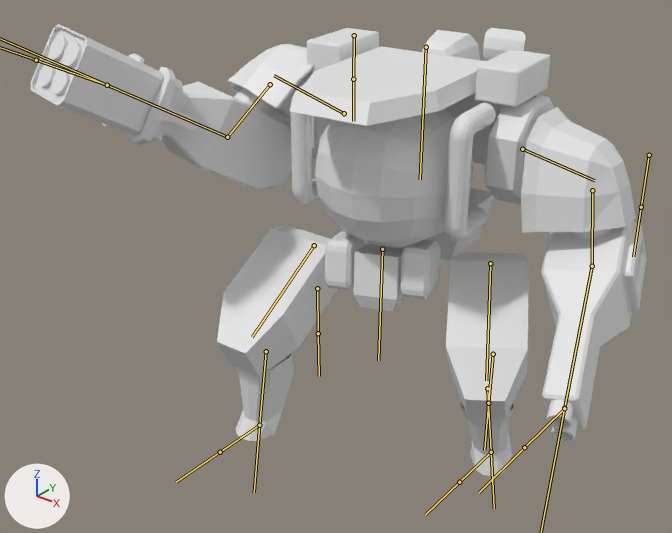
An edit to the FBX model bloss1/assets/models/f90/f90.fbx, drawn before and after from the same camera.
Both versions are drawn from a 50 mm camera at (3.04, -4.29, 1.91) aimed at (-0.18, -0.26, -0.59). Arrows for +X, +Y and +Z are at lower left; the lights stay in place. Both versions are drawn at frame 19 of the action 'Armature|Shooting'; the numbers are the values there. The bones that bend it are drawn over the model as lines.
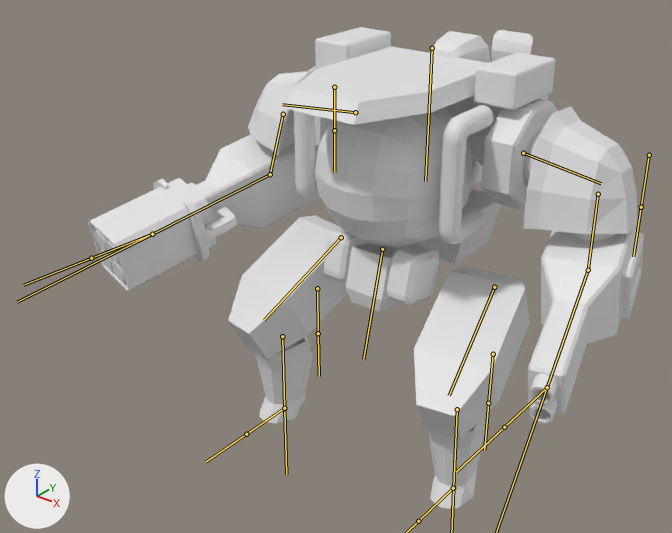
Changed parts and their boxes [x1, y1, x2, y2] in the pictures (672 x 533 px):
```json
{"object": "Cube.060", "change": "posed", "before": [31, 24, 646, 476], "after": [88, 27, 644, 509], "on screen": "10% narrower, 7% taller"}
{"bone": "SpineC", "before": "(426, 47) to (420, 179)", "after": "(432, 48) to (425, 181)"}
{"bone": "ShoulderL", "before": "(522, 149) to (594, 180)", "after": "(523, 153) to (601, 183)"}
{"bone": "ArmL", "before": "(592, 190) to (592, 266)", "after": "(598, 194) to (588, 270)"}
{"bone": "ArmForearmL", "before": "(592, 266) to (564, 408)", "after": "(588, 270) to (547, 387)"}
{"bone": "ShoulderR", "before": "(344, 113) to (274, 75)", "after": "(355, 112) to (282, 104)"}
{"bone": "ArmR", "before": "(270, 84) to (227, 137)", "after": "(283, 114) to (270, 174)"}
{"bone": "ArmForearmR", "before": "(227, 137) to (107, 85)", "after": "(270, 174) to (152, 234)"}
{"bone": "PelvisC", "before": "(382, 249) to (378, 360)", "after": "(382, 249) to (363, 359)"}
{"bone": "LegThighL", "before": "(490, 263) to (486, 380)", "after": "(494, 287) to (449, 395)"}
{"bone": "LegShinL", "before": "(487, 388) to (491, 452)", "after": "(457, 409) to (453, 488)"}
{"bone": "LegThighR", "before": "(314, 245) to (252, 337)", "after": "(341, 237) to (264, 320)"}
{"bone": "LegShinR", "before": "(266, 351) to (259, 425)", "after": "(282, 336) to (284, 408)"}
```

The change, as JSON lines over the scene's bpy script:
```json
{"block": "bone_spinec", "where": "bone_spinec = bpy.data.objects['Armature'].pose.bones['SpineC']"}
{"op": "set", "path": "bone_spinec.location", "old": "(-0.062, 0.006, -0.04)", "new": "(-0.065, 0.006, 0.001)"}
{"op": "set", "path": "bone_spinec.rotation_quaternion", "old": "(0.999, 0.0, -0.048, 0.0)", "new": "(1.0, 0.0, -0.001, 0.0)", "note": "degrees (0, -6, 0) -> degrees (0, 0, 0)"}
{"block": "bone_shoulderl", "where": "bone_shoulderl = bpy.data.objects['Armature'].pose.bones['ShoulderL']  # child of 'SpineC'"}
{"op": "set", "path": "bone_shoulderl.rotation_quaternion", "old": "(0.985, -0.032, 0.05, -0.162)", "new": "(0.996, -0.039, -0.005, -0.079)", "note": "degrees (-5, 5, -19) -> degrees (-4, -1, -9)"}
{"block": "bone_arml", "where": "bone_arml = bpy.data.objects['Armature'].pose.bones['ArmL']  # child of 'ShoulderL'"}
{"op": "set", "path": "bone_arml.rotation_quaternion", "old": "(0.983, 0.056, -0.146, 0.097)", "new": "(0.993, 0.038, -0.099, 0.059)", "note": "degrees (5, -17, 11) -> degrees (4, -12, 6)"}
{"block": "bone_armforearml", "where": "bone_armforearml = bpy.data.objects['Armature'].pose.bones['ArmForearmL']  # child of 'ArmL'"}
{"op": "set", "path": "bone_armforearml.rotation_quaternion", "old": "(0.965, -0.097, 0.01, -0.243)", "new": "(0.982, -0.098, 0.0, -0.162)", "note": "degrees (-11, -2, -28) -> degrees (-11, -2, -19)"}
{"block": "bone_shoulderr", "where": "bone_shoulderr = bpy.data.objects['Armature'].pose.bones['ShoulderR']  # child of 'SpineC'"}
{"op": "set", "path": "bone_shoulderr.rotation_quaternion", "old": "(0.904, -0.2, 0.21, -0.313)", "new": "(0.985, -0.001, 0.024, -0.169)", "note": "degrees (-31, 15, -42) -> degrees (-1, 3, -20)"}
{"block": "bone_armr", "where": "bone_armr = bpy.data.objects['Armature'].pose.bones['ArmR']  # child of 'ShoulderR'"}
{"op": "set", "path": "bone_armr.rotation_quaternion", "old": "(0.972, 0.082, 0.201, -0.09)", "new": "(0.986, 0.05, 0.131, -0.087)", "note": "degrees (8, 24, -9) -> degrees (5, 16, -9)"}
{"block": "bone_armforearmr", "where": "bone_armforearmr = bpy.data.objects['Armature'].pose.bones['ArmForearmR']  # child of 'ArmR'"}
{"op": "set", "path": "bone_armforearmr.rotation_quaternion", "old": "(0.954, 0.261, 0.065, -0.131)", "new": "(0.969, 0.131, 0.003, -0.211)", "note": "degrees (29, 11, -13) -> degrees (15, 3, -24)"}
{"block": "bone_pelvisc", "where": "bone_pelvisc = bpy.data.objects['Armature'].pose.bones['PelvisC']"}
{"op": "set", "path": "bone_pelvisc.rotation_quaternion", "old": "(0.982, 0.04, -0.161, -0.086)", "new": "(0.993, -0.001, -0.003, -0.117)", "note": "degrees (6, -18, -11) -> degrees (0, 0, -13)"}
{"block": "bone_legthighl", "where": "bone_legthighl = bpy.data.objects['Armature'].pose.bones['LegThighL']  # child of 'PelvisC'"}
{"op": "set", "path": "bone_legthighl.rotation_quaternion", "old": "(0.966, 0.006, 0.024, 0.258)", "new": "(0.976, 0.012, 0.013, 0.219)", "note": "degrees (1, 2, 30) -> degrees (2, 1, 25)"}
{"block": "bone_legshinl", "where": "bone_legshinl = bpy.data.objects['Armature'].pose.bones['LegShinL']  # child of 'LegThighL'"}
{"op": "set", "path": "bone_legshinl.rotation_quaternion", "old": "(0.998, 0.013, 0.0, -0.061)", "new": "(0.995, 0.009, 0.0, -0.101)", "note": "degrees (1, 0, -7) -> degrees (1, 0, -12)"}
{"block": "bone_legthighr", "where": "bone_legthighr = bpy.data.objects['Armature'].pose.bones['LegThighR']  # child of 'PelvisC'"}
{"op": "set", "path": "bone_legthighr.rotation_quaternion", "old": "(0.98, -0.064, -0.038, 0.183)", "new": "(0.976, -0.02, -0.013, 0.217)", "note": "degrees (-8, -3, 21) -> degrees (-3, -1, 25)"}
{"block": "bone_legshinr", "where": "bone_legshinr = bpy.data.objects['Armature'].pose.bones['LegShinR']  # child of 'LegThighR'"}
{"op": "set", "path": "bone_legshinr.rotation_quaternion", "old": "(0.991, -0.027, -0.001, -0.133)", "new": "(0.995, -0.008, 0.0, -0.103)", "note": "degrees (-3, 0, -15) -> degrees (-1, 0, -12)"}
```
